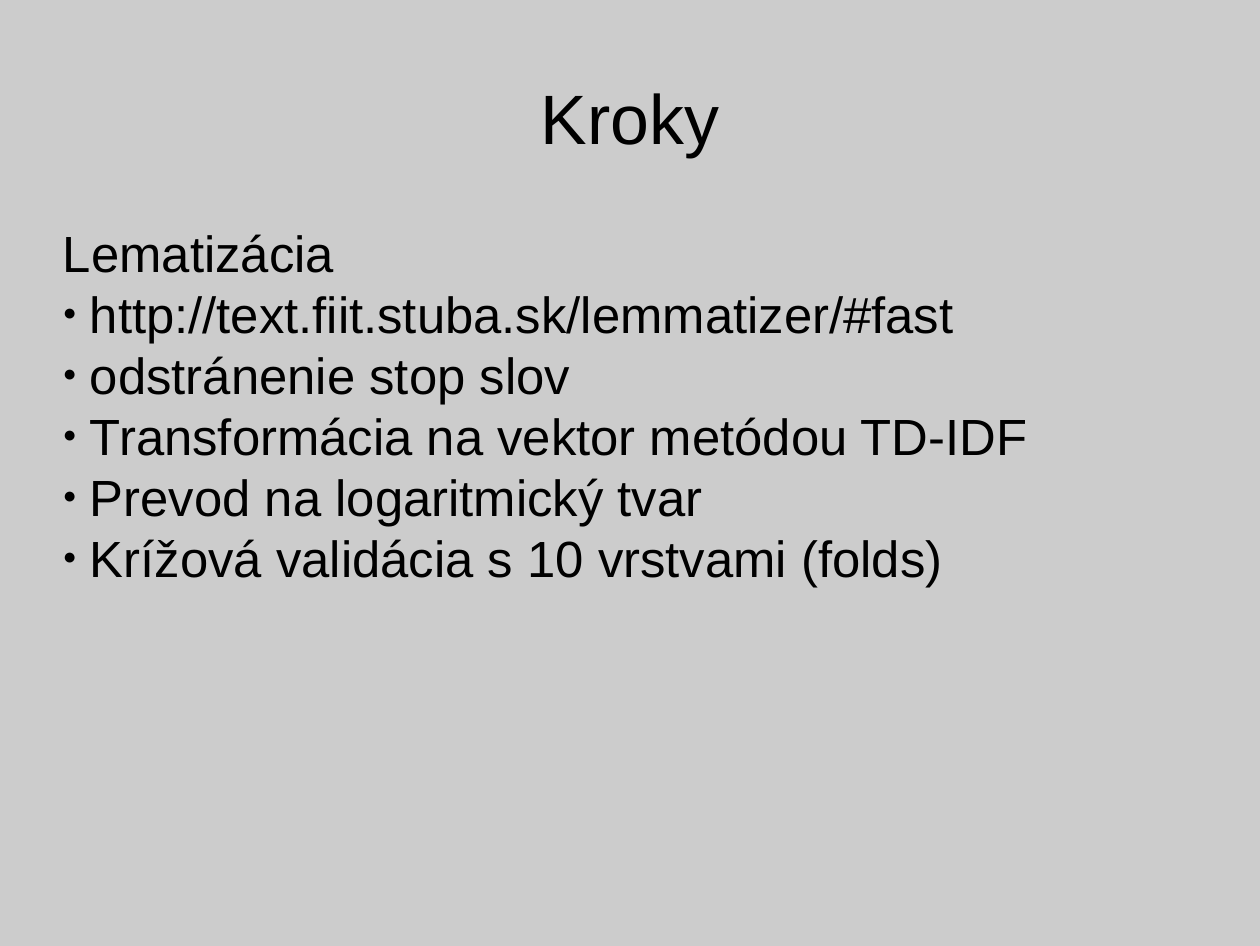
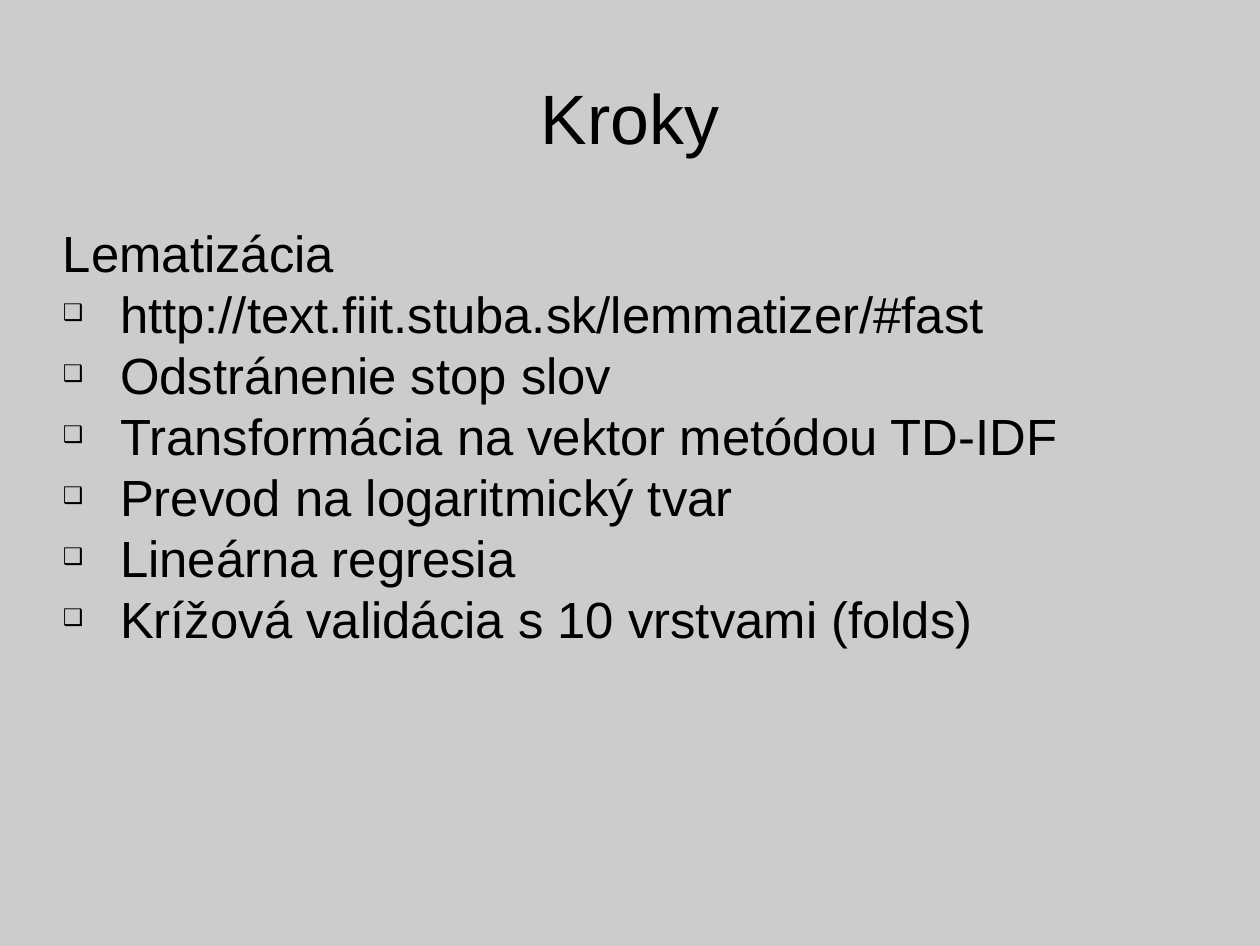
Before and after one commit to PeterUherek/objavovanie, a slide deck: slide 4 of prezentacia.pptx. Drawn at 1260x946 pixels with LibreOffice and Linux fonts; fonts in the diff are those of the drawing. Boxes give left, top, right and bottom in pixels: in the first picture for what was removed or moved away, otherwise in the second. Text is boxed around its words. In the diff, an @@ line names an element or a change of style, - is before the commit and + after.

```diff
--- a/prezentacia.pptx
+++ b/prezentacia.pptx
@@ text at (63, 234, 1057, 648): bullet ● to ❑ @@
@@ text at (120, 356, 611, 404): text changed @@
-● odstránenie stop slov
+❑ Odstránenie stop slov
@@ text at (120, 539, 516, 587): paragraph added @@
+❑ Lineárna regresia
```
Also in this commit, not shown: 2 other slides changed, 8 slides added, 1 slide removed.
